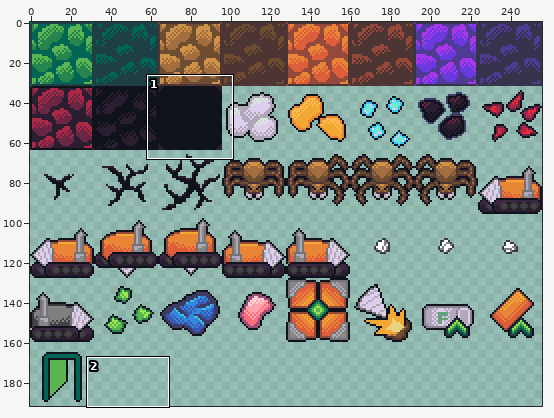
Edited in one commit: sprite sheet (resources/spritesheet.png). Above: a wide view before the commit, with the close-up outlined.
Close-up. Before:
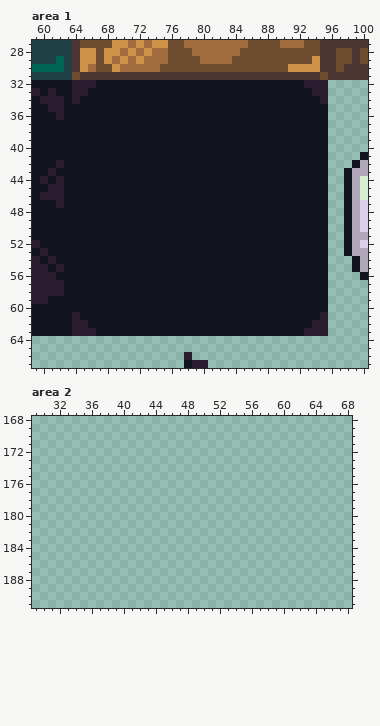
The file is 256x192 pixels. Colours within 5 levels of each other are drawn and written as one. Shown: area 1: x 59..100, y 27..67; area 2: x 29..68, y 168..191.
The same view after the edit:
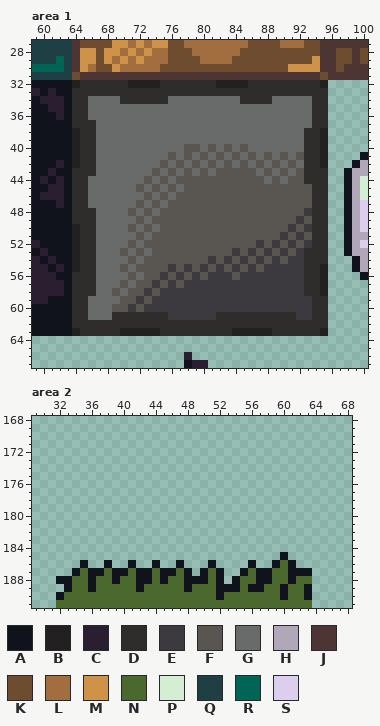
Palette (. is transparent): A #10121c  B #222020  C #2c1e31  D #2f2d2c  E #3d3a3f  F #595652  G #696a6a  H #b0a7b8  J #4d3533  K #6e4c30  L #a26d3f  M #ce9248  N #4b692f  P #d3eed3  Q #1e4044  R #006554  S #deceed
Change:
Changed rows in their new state; - is an unchanged pixel.
Area 1:
first column x 64:
32 BDDDDDDBBBBDDDDDDDBBBBDDDDDDDDDB
33 DDDDDDDDDDDDDDDDDDDDDDDDDDDDDDDD
34 DDGGGGDDDDDDGGGGGGGGGDDDDGGGGGDD
35 DDGGGGGGGGGGGGGGGGGGGGGGGGGGGGDD
36 DDGGGGGGGGGGGGGGGGGGGGGGGGGGGGDD
37 DDDGGGGGGGGGGGGGGGGGGGGGGGGGGGDD
38 BDDGGGGGGGGGGGGGGGGGGGGGGGGGGDDB
39 BDDGGGGGGGGGGGGGGGGGGGGGGGGGGDDB
40 BDDGGGGGGGGGGGFFGFGFGFGGGGGGGDDB
41 BDDGGGGGGGGGFGFGFGFGFGFGFGFGFDDB
42 BDDGGGGGGGGFGFGFGFGFGFGFGFGFGDDB
43 DDDGGGGGGGFGFGFGFGFFFFFGFGFGFDDD
44 DDGGGGGGGFGFGFFFFFFFFFFFGFGFFDDD
45 DDGGGGGGFGFGFGFFFFFFFFFFFFFFFFDD
46 DDGGGGGGGFGFGFFFFFFFFFFFFFFFFFDD
47 DDGGGGGGFGFGFFFFFFFFFFFFFFFFFFDD
48 DDDGGGGFGFGFFFFFFFFFFFFFFFFFFEDD
49 DDDGGGGGFGFFFFFFFFFFFFFFFFFFEFDD
50 BDDGGGGFGFGFFFFFFFFFFFFFFFFEFEDD
51 BDDGGGGGFGFFFFFFFFFFFFFFFFEFEFDD
52 BDDGGGGFGFFFFFFFFFFFFFFEFEFEFEDD
53 BDDGGGFGFGFFFFFFFFFFEFEFEFEFEDDD
54 BDDGGGGFGFFFFFFFFEFEFEFEFEFEEDDD
55 BDDGGGFGFFFFEFEFEFEFEFEFEEEEEDDB
56 DDDGGGGFGFFEFEFEFEEEFEEEEEEEEDDB
57 DDDGGGFGFFEFEFEEEEEEEEEEEEEEEDDB
58 DDDGGFGFFEFEEEEEEEEEEEEEEEEEEDDB
59 DDGGGGFFEFEEEEEEEEEEEEEEEEEEEEDD
60 DDGGGFFEFEEEEEEEEEEEEEEEEEEEEEDD
61 DDGGGDDDDDDDEEEEEEDDDDDDDDDDEEDD
62 DDDDDDDDDDDDDDDDDDDDDDDDDDDDDDDD
63 BDDDDDBBBBBDDDDDDDDDBBBBBDDDDDDB
Area 2:
first column x 32:
185 ----------------------------A---
186 ---A--A--A--A--A---A----A--ANA--
187 --ANAANAANAANAANA-ANA--ANAANNAAA
188 AANNANNANNAANANNAAANA-ANNAANNANN
189 -ANNANNNNNANNNNNANNNAAANAANNANNA
190 ANNNNNNNNNNNNNNNNNNNANNNNNNNANNA
191 NNNNNNNNNNNNNNNNNNNNNNNNNNNNNNNN
